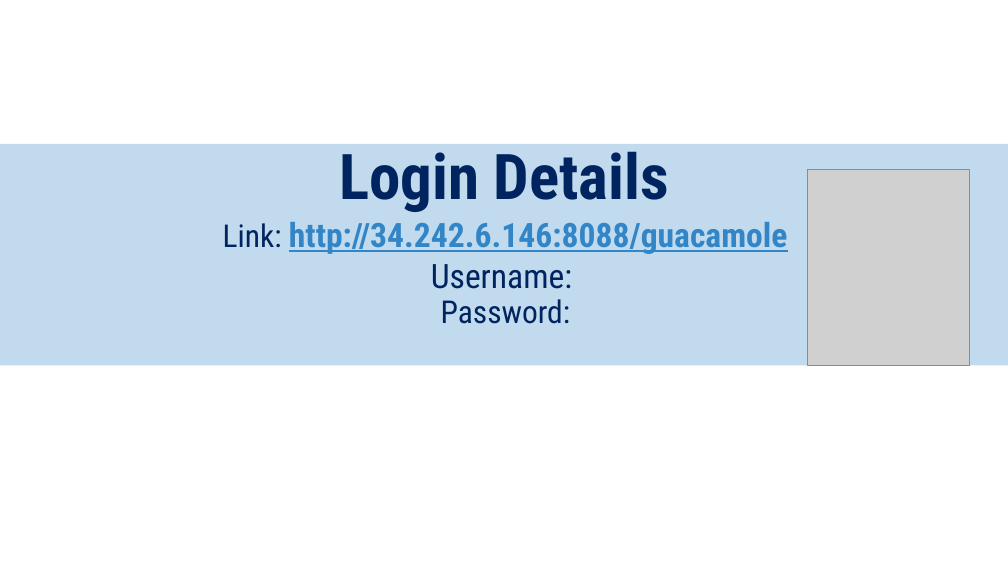
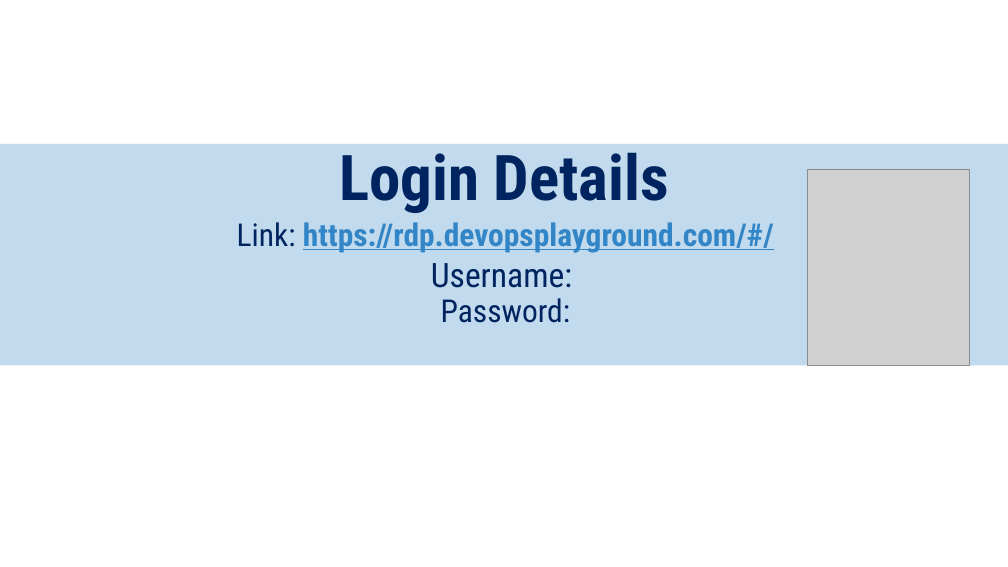
Before and after one commit to mdcruz/devopsplayground-26-cypress, a slide deck: slide 2 of devops-playground-cypress.pptx. Drawn at 1008x567 pixels with LibreOffice and Linux fonts; fonts in the diff are those of the drawing; grey boxes stand for pictures; background and template pictures are left out. Boxes give left, top, right and bottom in pixels: in the first picture for what was removed or moved away, otherwise in the second. Text is boxed around its words. In the diff, an @@ line names an element or a change of style, - is before the commit and + after.

Commit message:
updated ppt slides

```diff
--- a/devops-playground-cypress.pptx
+++ b/devops-playground-cypress.pptx
@@ text at (x1=237, y1=222, x2=774, y2=253): text changed; size 32 to 30 pt @@
-  Link: http://34.242.6.146:8088/guacamole
+  Link: https://rdp.devopsplayground.com/#/
```
Also in this commit, not shown: 1 other slide changed.
